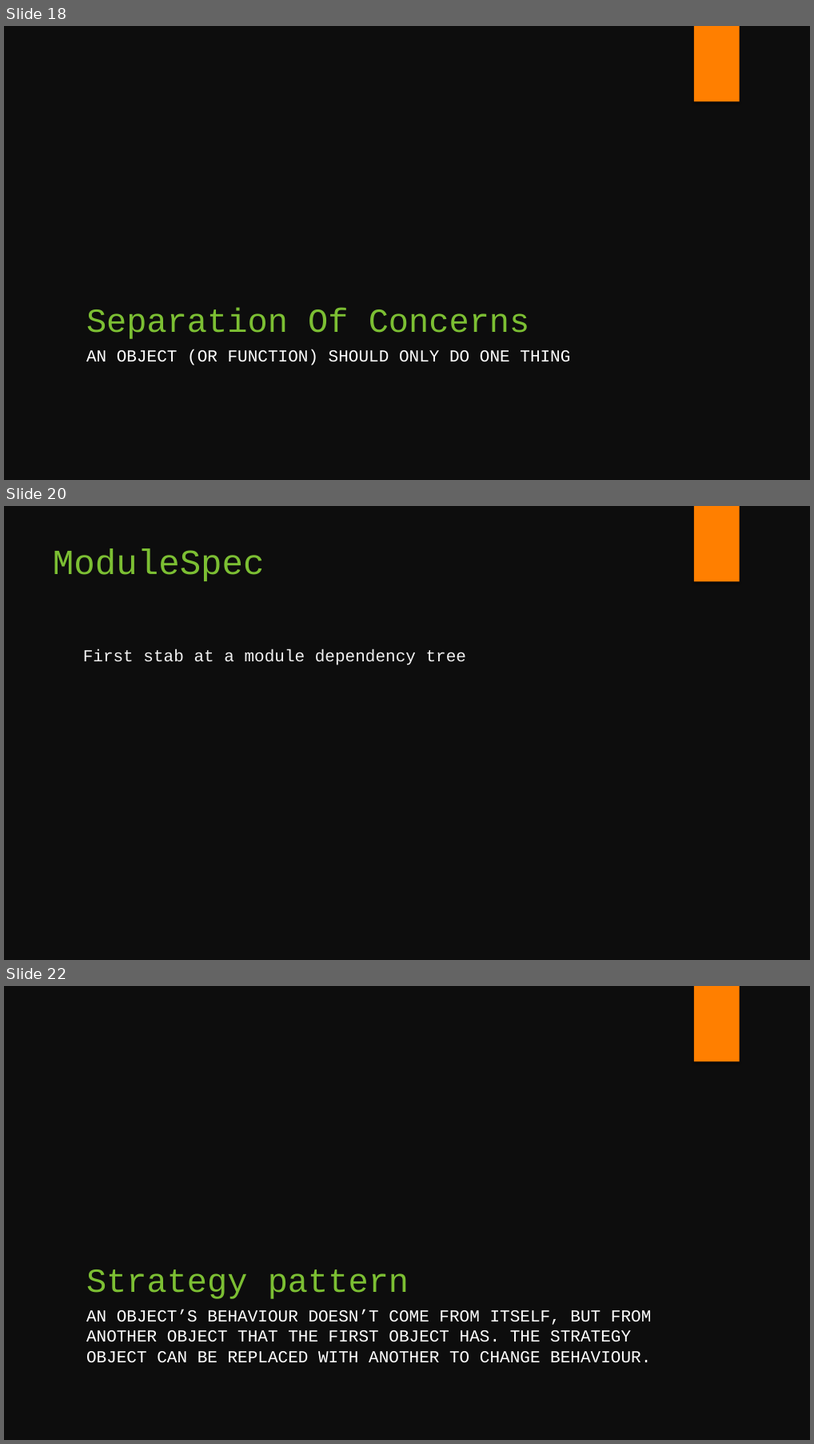
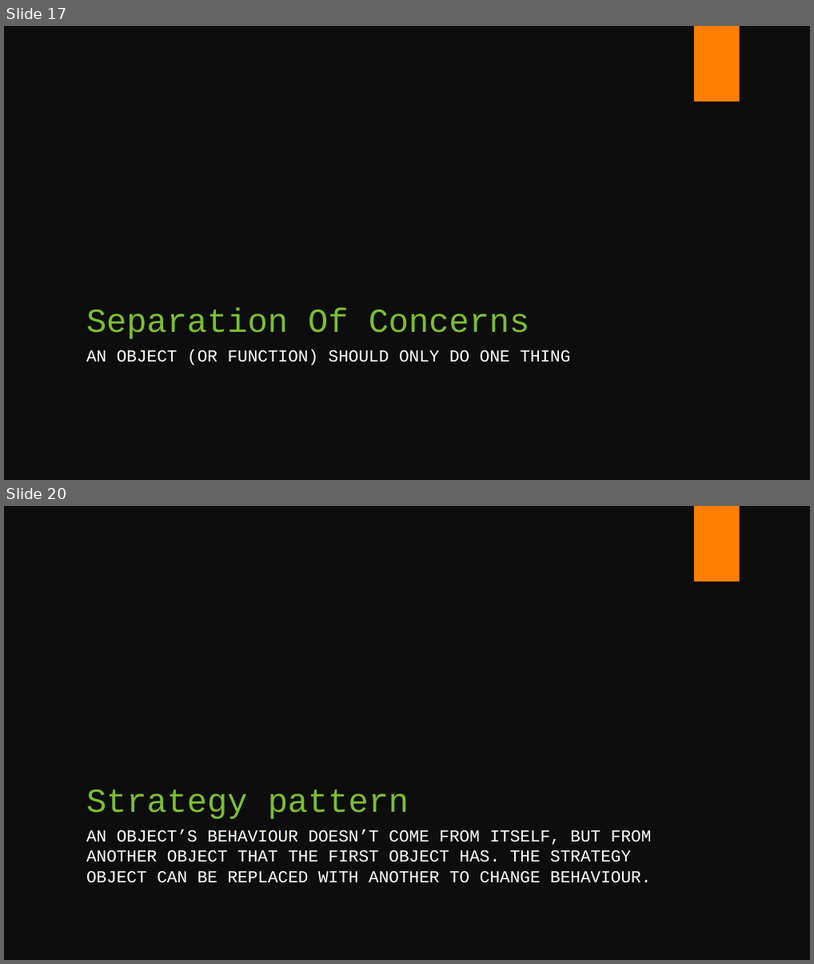
Before and after one commit to fsackur/Powershell-and-SE, a slide deck: Death by powerpoint.pptx. Shown one above the other, each under a label of ours: slides 18, 20 and 22 before the commit, slides 17 and 20 after it; the slides between them are not shown. The pictures are 814x1444 and 814x964 pixels, drawn with LibreOffice and Linux fonts; fonts in the diff are those of the drawing. Boxes give left, top, right and bottom in pixels: in the first picture for what was removed or moved away, otherwise in the second. Text is boxed around its words. In the diff, an @@ line names an element or a change of style, - is before the commit and + after.

```diff
--- a/Death by powerpoint.pptx
+++ b/Death by powerpoint.pptx
@@ slide 20 removed at bbox=[4, 506, 810, 960], background #0D0D0D; not listed: 1 template element that a slide beside it also shows @@
@@ title removed at bbox=[53, 549, 265, 581] @@
-ModuleSpec
@@ text removed at bbox=[83, 649, 466, 665] @@
-First stab at a module dependency tree
@@ what was slide 18 is now slide 17 @@
@@ what was slide 22 is now slide 20 @@
```
Also in this commit, not shown: 4 slides changed, 4 slides added, 2 other slides removed.
